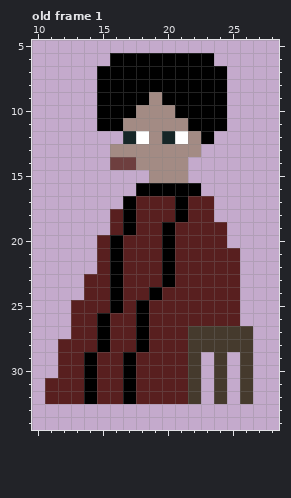
Pixel-art file -- godot/assets/Personajes/Macacha/Macacha.ase. This is how it looked before the edit.
40x40 pixels, 1 frame. Shown: old frame 1: x 10..28, y 5..34. The commit also changed other frames, which this record leaves out.
The result:
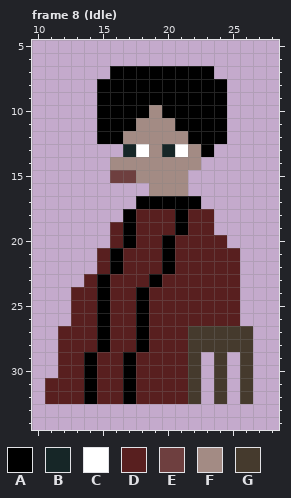
Palette (. is transparent): A #000000  B #162627  C #ffffff  D #581f1f  E #6e3f3f  F #a38b84  G #453a2d
A new or re-ordered frame is compared with the old frame closest to it.
Change:
frames 1 -> 11
Changed rows in their new state; - is an unchanged pixel.
Frame 8 (Idle) is new; against old frame 1:
first column x 12:
 6 ----........-
 7 ---.--------.
 9 -------A-----
10 ------A-A----
11 -----A---A---
12 ---AAFF-FFA-A
13 ----.BC-BC-A-
14 ----FF----F--
15 ----EEF------
16 ------.FFF.--
17 -----.AAA-A.-
18 ----.--------
19 --------DA--.
20 ---.DA-------
23 ---AD--AD----
24 -D-AD-AD-----
25 ---AD--------
27 D------------
Pixel boxes of the changes (left, top, right, bottom) in both pictures:
changed: (58, 53, 227, 339)
